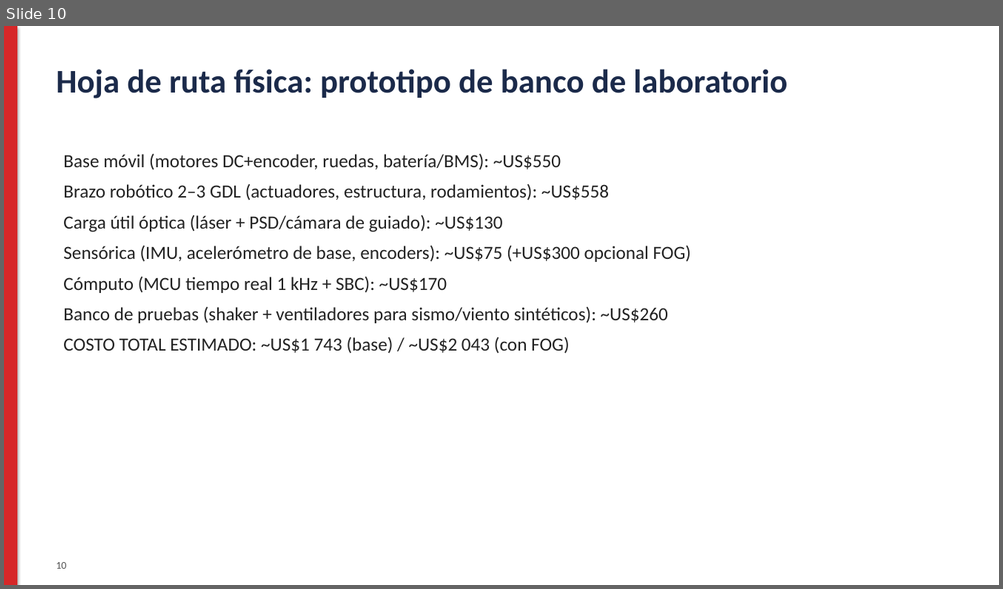
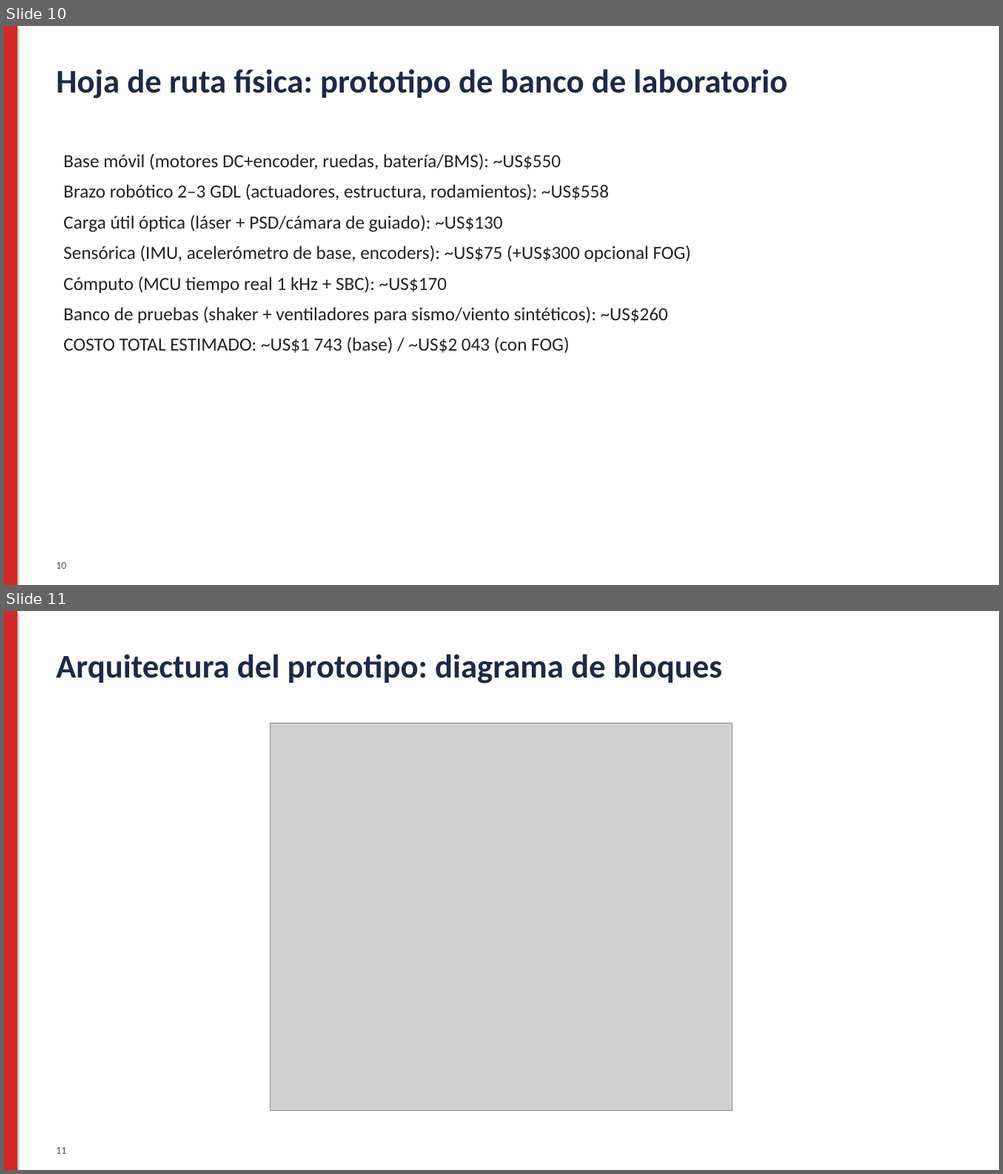
Before and after one commit to urbanatika/control-no-lineal-telescopio-robotico-movil, a slide deck: presentacion/presentacion.pptx. Shown one above the other, each under a label of ours: slide 10 before the commit, slides 10 and 11 after it. The pictures are 1003x589 and 1003x1174 pixels, drawn with LibreOffice and Linux fonts; fonts in the diff are those of the drawing; grey boxes stand for pictures. Boxes give left, top, right and bottom in pixels: in the first picture for what was removed or moved away, otherwise in the second. Text is boxed around its words. In the diff, an @@ line names an element or a change of style, - is before the commit and + after.

```diff
--- a/presentacion/presentacion.pptx
+++ b/presentacion/presentacion.pptx
@@ slide 11 added at (4, 611, 999, 1170), background #FFFFFF @@
@@ rectangle added at (4, 611, 17, 1170), fill #D62728 @@
@@ text added at (56, 654, 723, 684), 32 pt, text #1B2A4A, bold @@
+Arquitectura del prototipo: diagrama de bloques
@@ picture added at (270, 723, 732, 1111) @@
@@ text added at (56, 1147, 66, 1154), 10 pt, text #555555 @@
+11
```
Also in this commit, not shown: 1 slide changed, 2 other slides added, 17 other files.
